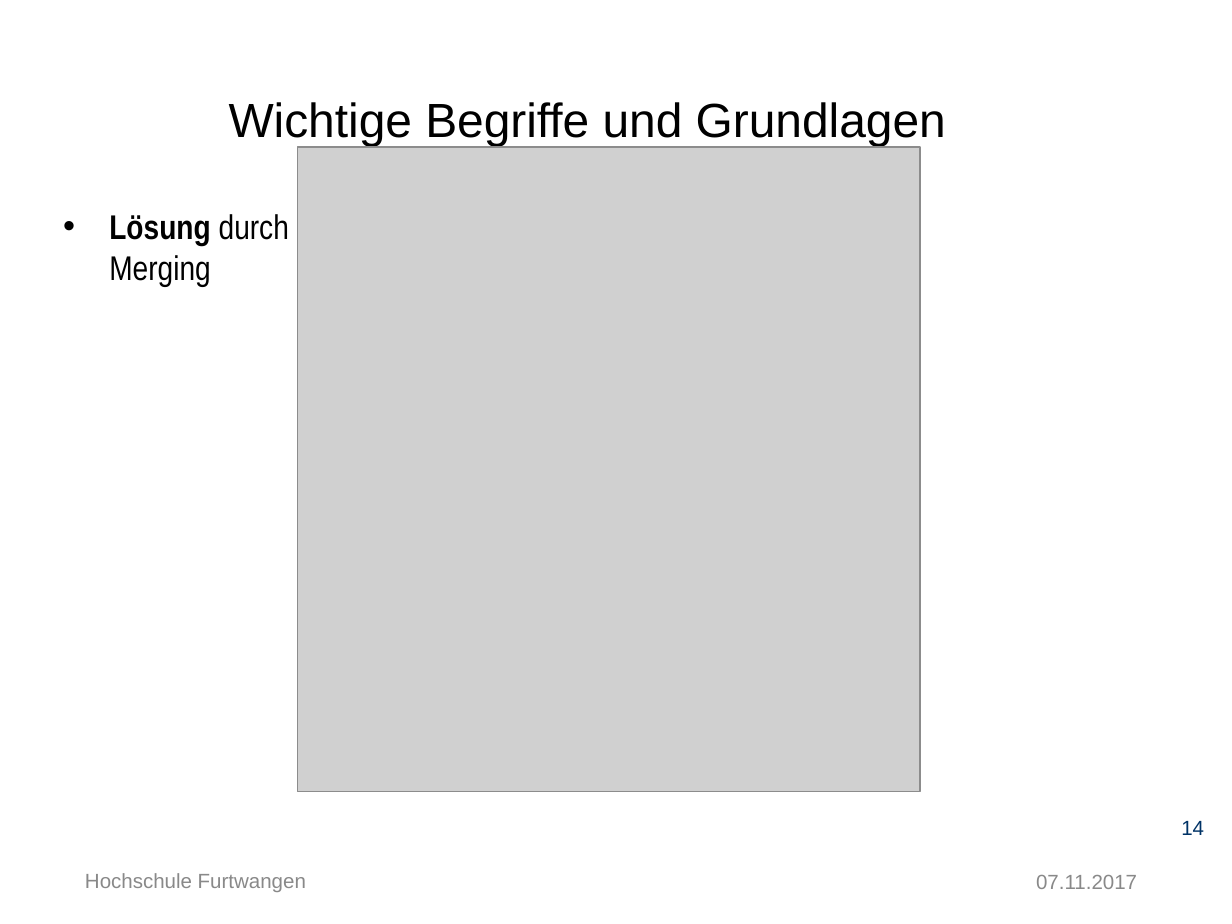
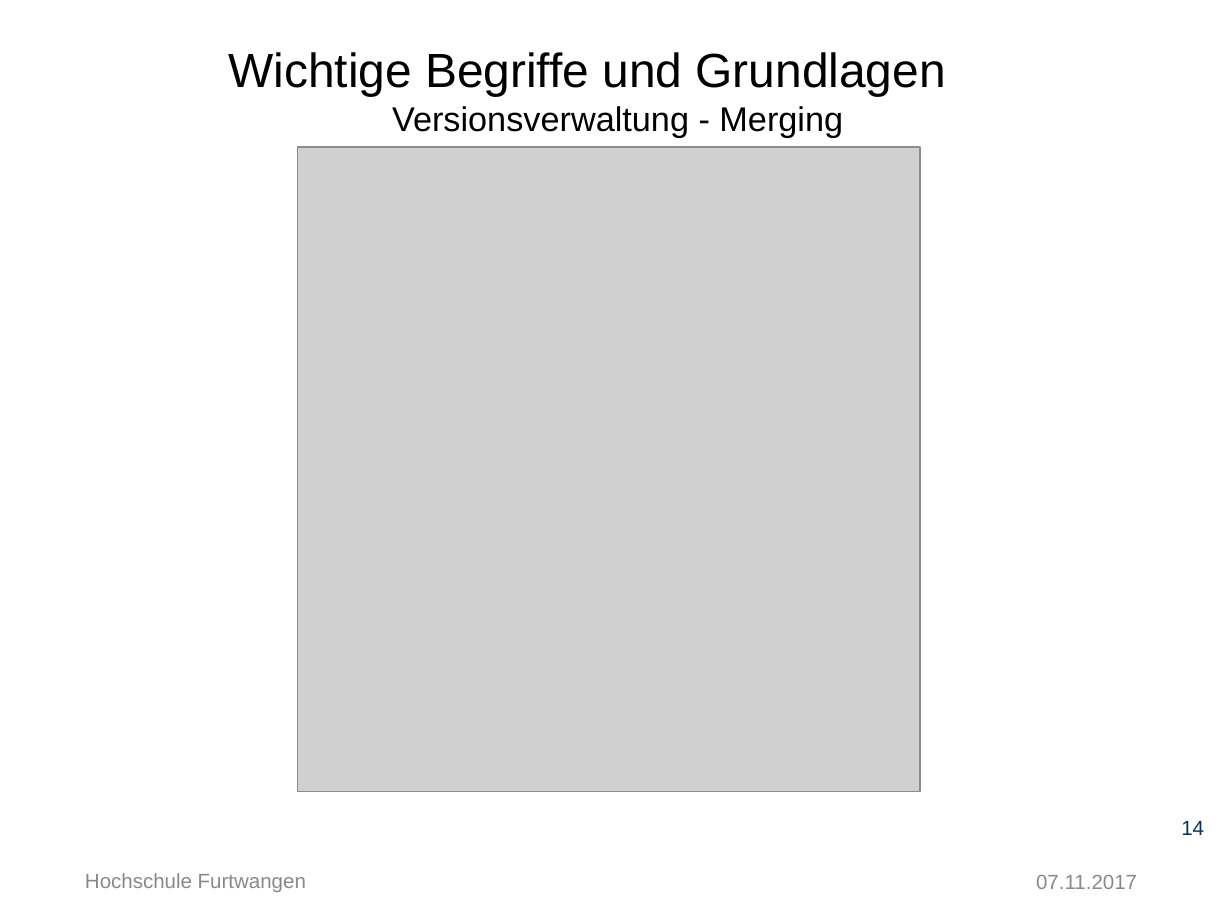
Before and after one commit to Ertugrul-Furtwangen/Erti, a slide deck: slide 14 of Thesis-Präsentation.pptx. Drawn at 1232x924 pixels with LibreOffice and Linux fonts; fonts in the diff are those of the drawing; grey boxes stand for pictures; background and template pictures are left out. Boxes give left, top, right and bottom in pixels: in the first picture for what was removed or moved away, otherwise in the second. Text is boxed around its words. In the diff, an @@ line names an element or a change of style, - is before the commit and + after.

```diff
--- a/Thesis-Präsentation.pptx
+++ b/Thesis-Präsentation.pptx
@@ title at (229,52,946,138): text changed @@
-Wichtige Begriffe und Grundlagen
+Wichtige Begriffe und Grundlagen
+Versionsverwaltung - Merging
@@ text removed at (109,214,289,287) @@
-• Lösung durch
-  Merging
```
Also in this commit, not shown: 10 other slides changed, 3 slides added.
